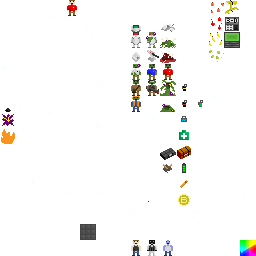
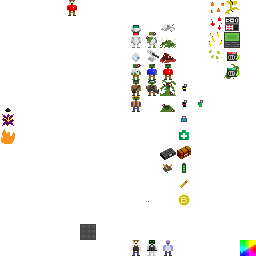
Revision of a layered 256px x 256px image; what changed, layer by layer:
added layer "infected terminal" above "terminals" over [224, 64, 240, 79]
added layer "terminals" above "Layer 4" over [227, 52, 240, 61]
painted on "Layer 0" over [227, 52, 240, 72]
